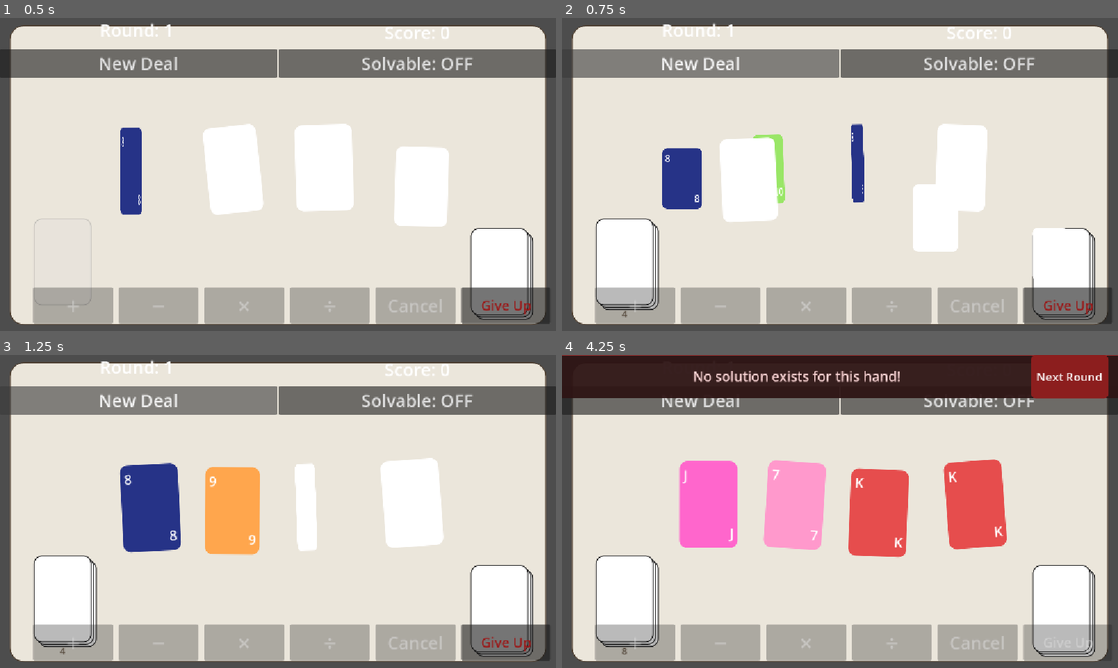
Above: before the commit, frames 1-4 (two rows, left to right).
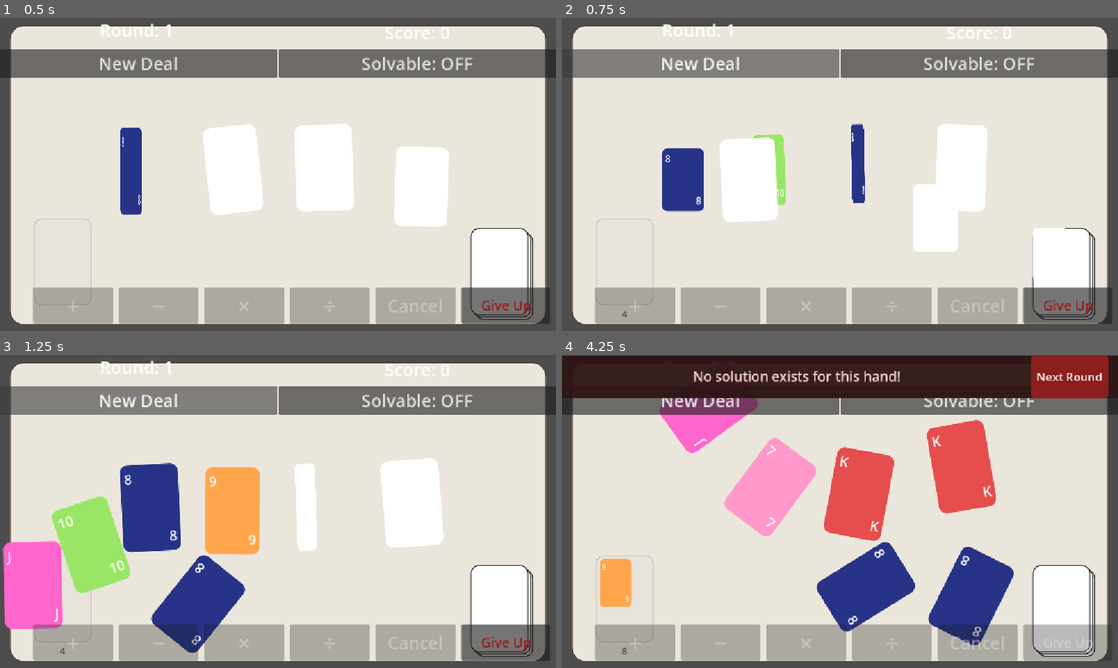
Above: after the commit, the same moments.

Repository: sky-q-xu/card-24
Game: Godot game, scene res://scenes/main.tscn
The game is run twice, just before and just after one commit, with the same random seed, the same clock (stepped at 60 frames per second) and the same inputs.
Inputs:
- Up to frame 1 (0.5 s): no input
- Up to frame 2 (0.75 s): click "New Deal" at 0.5 s
- Up to frame 3 (1.25 s): no input
- Up to frame 4 (4.25 s): click "New Deal" at 1.25 s; click "Solvable: OFF" at 2 s; click "Solvable: ON" at 2.75 s; click "Give Up" at 3.5 s

Frame 1 is identical in both runs. In frame 2, 3.5% of the frame differs, in the area x 6-55%, y 34-94%; in frame 3, 10%; in frame 4, 23%, in the area x 6-82%, y 13-94%.

Commit message:
Show discard pile cards face-up using actual card nodes
Replace the static white card-back panels with the real Card nodes
kept alive in the scene after the fly-in animation. Up to 3 cards
are visible at once (oldest freed when over limit), stacked with a
4px diagonal offset so you can see the depth. Cards retain their
actual colors and values.

Co-Authored-By: Claude Sonnet 4.6 <noreply@anthropic.com>

Diff:
--- a/scenes/main.tscn
+++ b/scenes/main.tscn
@@ -105,28 +105,6 @@
 offset_bottom = 180.0
 theme_override_styles/panel = SubResource("8")
 
-[node name="Layer2" type="Panel" parent="GameBoard/DiscardPile"]
-visible = false
-offset_left = 10.0
-offset_top = 10.0
-offset_right = 130.0
-offset_bottom = 190.0
-theme_override_styles/panel = SubResource("6")
-
-[node name="Layer1" type="Panel" parent="GameBoard/DiscardPile"]
-visible = false
-offset_left = 5.0
-offset_top = 5.0
-offset_right = 125.0
-offset_bottom = 185.0
-theme_override_styles/panel = SubResource("6")
-
-[node name="Layer0" type="Panel" parent="GameBoard/DiscardPile"]
-visible = false
-offset_right = 120.0
-offset_bottom = 180.0
-theme_override_styles/panel = SubResource("6")
-
 [node name="CountLabel" type="Label" parent="GameBoard/DiscardPile"]
 offset_top = 185.0
 offset_right = 120.0
--- a/scripts/main.gd
+++ b/scripts/main.gd
@@ -14,6 +14,11 @@
 var _live_cards: Array = []
 var _auto_solving: bool = false
 var _discard_count: int = 0
+var _discard_pile_cards: Array = []  # card nodes kept alive in the pile display
+
+const DISCARD_MAX_VISIBLE := 3
+const DISCARD_CARD_SCALE := Vector2(0.55, 0.55)
+const DISCARD_STACK_OFFSET := Vector2(4.0, 4.0)
 
 signal _merge_resolved(op: String)
 
@@ -185,14 +190,33 @@
 		tween.tween_interval(delay)
 	tween.tween_property(card, "global_position", dest, 0.30) \
 		.set_trans(Tween.TRANS_CUBIC).set_ease(Tween.EASE_IN)
-	tween.parallel().tween_property(card, "scale", Vector2(0.5, 0.5), 0.30)
+	tween.parallel().tween_property(card, "scale", DISCARD_CARD_SCALE, 0.30)
 	tween.parallel().tween_property(card, "rotation", 0.0, 0.20)
-	tween.tween_callback(card.queue_free)
+	tween.tween_callback(func(): _land_in_pile(card))
+
+func _land_in_pile(card: Card) -> void:
+	if not is_instance_valid(card):
+		return
+	_discard_pile_cards.append(card)
+	# Trim oldest cards beyond the visible limit
+	while _discard_pile_cards.size() > DISCARD_MAX_VISIBLE:
+		var oldest: Card = _discard_pile_cards.pop_front()
+		if is_instance_valid(oldest):
+			oldest.queue_free()
+	_restack_discard_pile()
+
+func _restack_discard_pile() -> void:
+	var base: Vector2 = $GameBoard/DiscardPile.global_position
+	var n := _discard_pile_cards.size()
+	for i in n:
+		var card: Card = _discard_pile_cards[i]
+		if not is_instance_valid(card):
+			continue
+		var depth := n - 1 - i  # 0 = top/newest, n-1 = bottom/oldest
+		card.global_position = base + DISCARD_STACK_OFFSET * depth
+		card.z_index = i + 1
 
 func _update_discard_pile() -> void:
-	$GameBoard/DiscardPile/Layer0.visible = _discard_count >= 1
-	$GameBoard/DiscardPile/Layer1.visible = _discard_count >= 2
-	$GameBoard/DiscardPile/Layer2.visible = _discard_count >= 3
 	var lbl: Label = $GameBoard/DiscardPile/CountLabel
 	lbl.text = str(_discard_count) if _discard_count > 0 else ""
 
